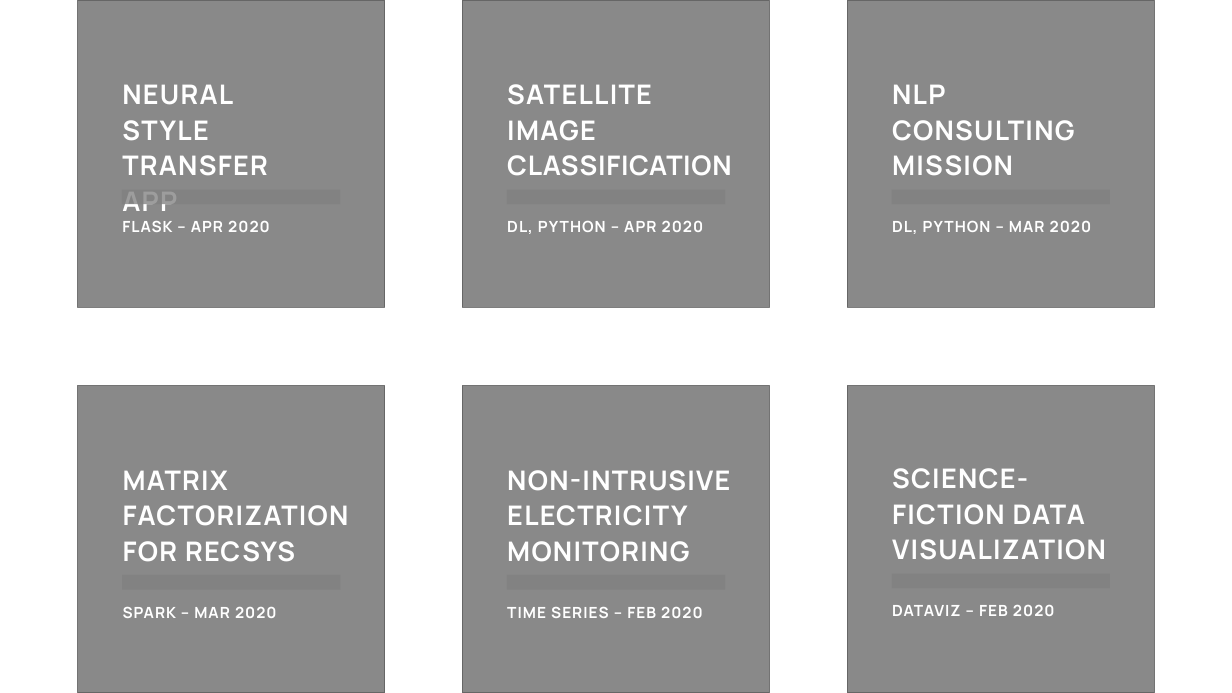
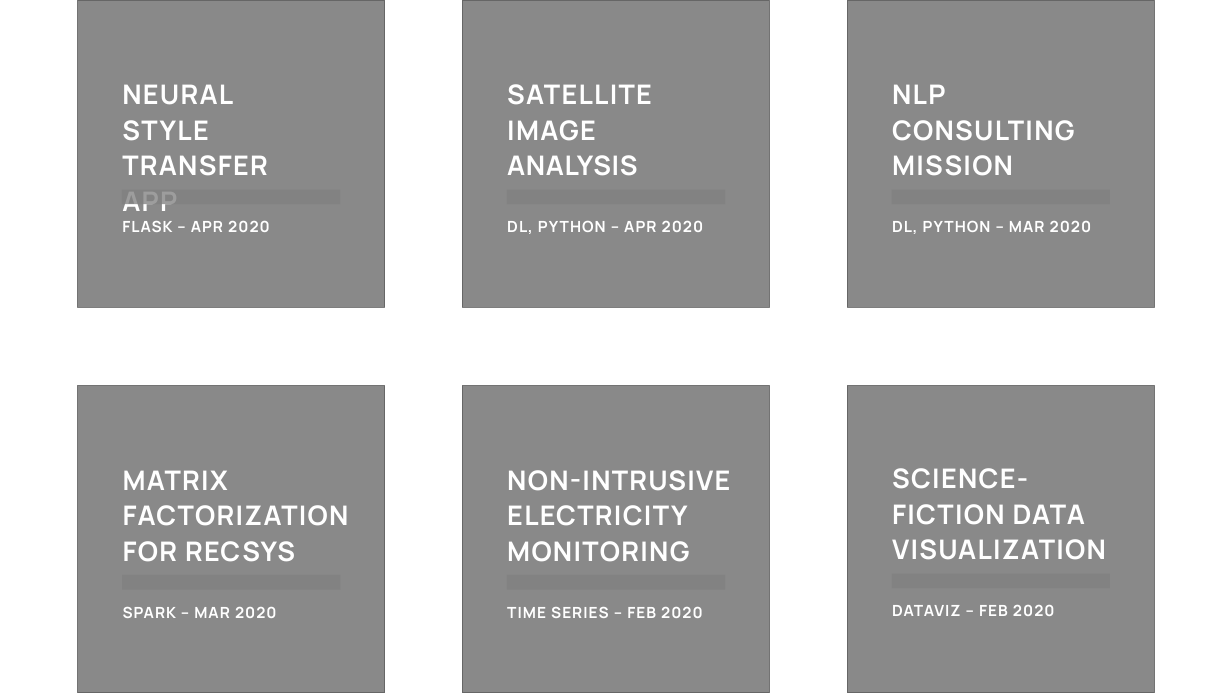
Before and after one commit to tdemareuil/tdemareuil.github.io, a slide deck: slide 1 of assets/images/portfolio/tiles.pptx. Drawn at 1232x693 pixels with LibreOffice and Linux fonts; fonts in the diff are those of the drawing; grey boxes stand for pictures. Boxes give left, top, right and bottom in pixels: in the first picture for what was removed or moved away, otherwise in the second. Text is boxed around its words. In the diff, an @@ line names an element or a change of style, - is before the commit and + after.

```diff
--- a/assets/images/portfolio/tiles.pptx
+++ b/assets/images/portfolio/tiles.pptx
@@ text at (507,120,637,176): text changed @@
-IMAGE CLASSIFICATION
+IMAGE ANALYSIS
```
Also in this commit, not shown: 1 other slide changed, 2 other files.
